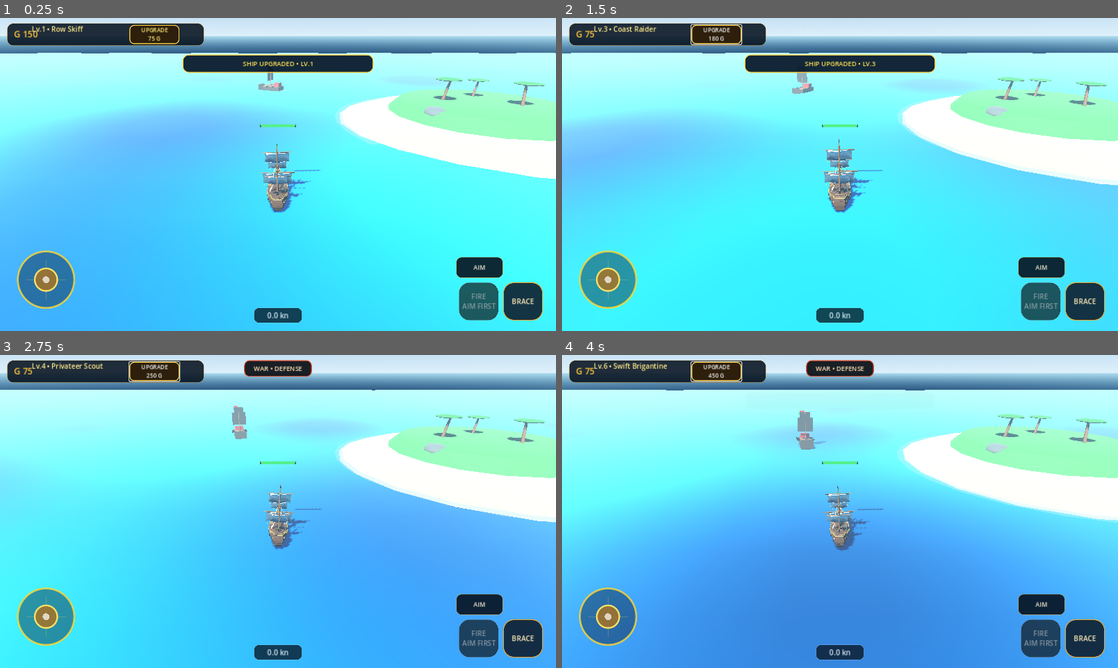
Above: before the commit, frames 1-4 (two rows, left to right).
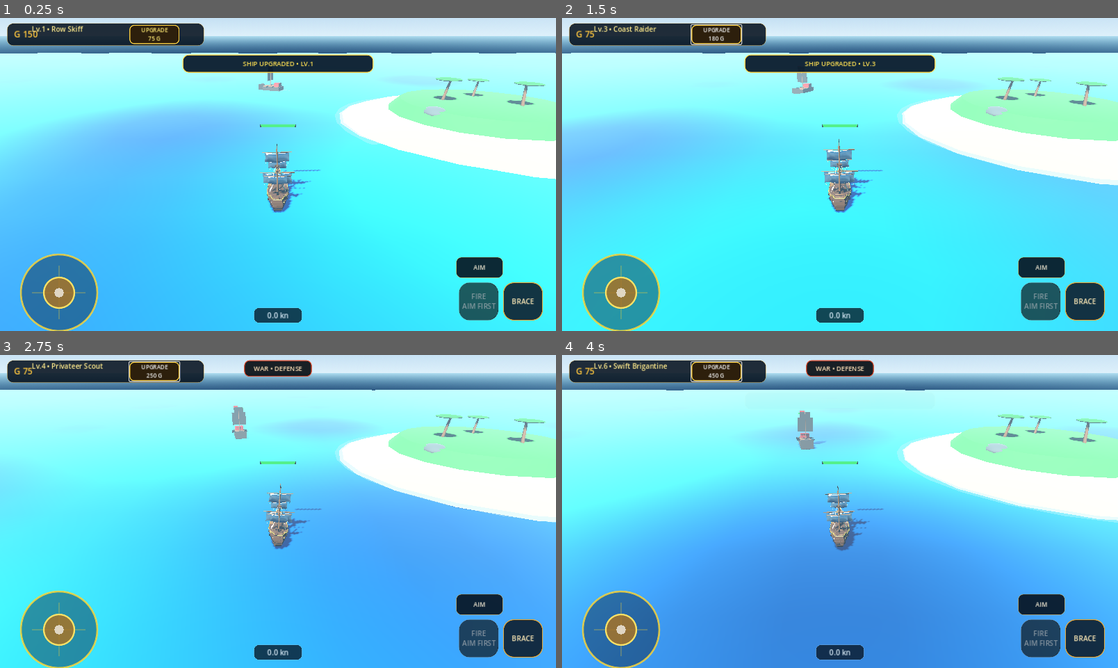
Above: after the commit, the same moments.

Repository: za99405com-ui/Pirate-Seasonline
Game: Godot game, scene res://scenes/world/world.tscn
Two runs of this game, one before a commit and one after it. Both use one fixed random seed, a clock stepped at 60 frames per second and the inputs below.
Inputs:
- Up to frame 1 (0.25 s): no input
- Up to frame 2 (1.5 s): click "UPGRADE 75 G" at 0.5 s; click "UPGRADE 120 G" at 1.25 s
- Up to frame 3 (2.75 s): click "UPGRADE 180 G" at 2 s
- Up to frame 4 (4 s): click "UPGRADE 250 G" at 2.75 s; click "UPGRADE 340 G" at 3.5 s

The runs differ from the first frame. In frame 1, 2.4% of the frame differs, in the area x 3-18%, y 74-100%; in frame 2, 2.4%; in frame 3, 2.4%; in frame 4, 2.4%.

Commit message:
controls: enlarge movement joystick

Diff:
--- a/godot_game/scenes/ui/virtual_joystick.tscn
+++ b/godot_game/scenes/ui/virtual_joystick.tscn
@@ -3,11 +3,11 @@
 [ext_resource type="Script" path="res://scripts/ui/virtual_joystick.gd" id="1_joy"]
 
 [node name="VirtualJoystick" type="Control"]
-custom_minimum_size = Vector2(160, 160)
+custom_minimum_size = Vector2(220, 220)
 layout_mode = 3
 anchors_preset = 0
-offset_right = 160.0
-offset_bottom = 160.0
+offset_right = 220.0
+offset_bottom = 220.0
 script = ExtResource("1_joy")
-max_radius = 65.0
-deadzone = 0.15
+max_radius = 88.0
+deadzone = 0.12
